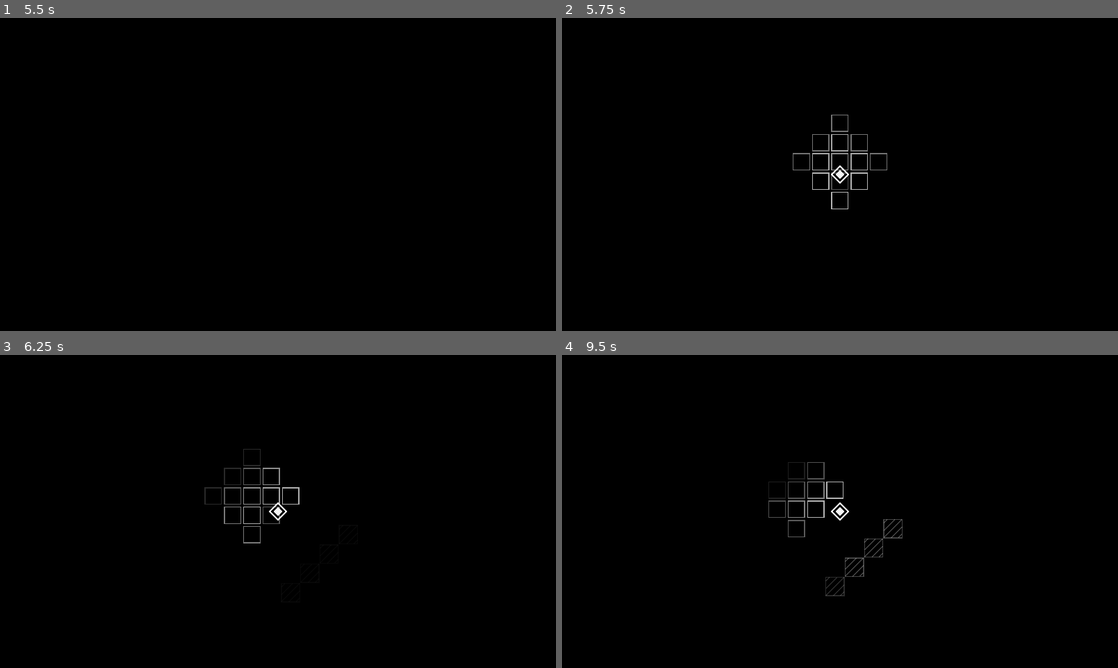
Above: before the commit, frames 1-4 (two rows, left to right).
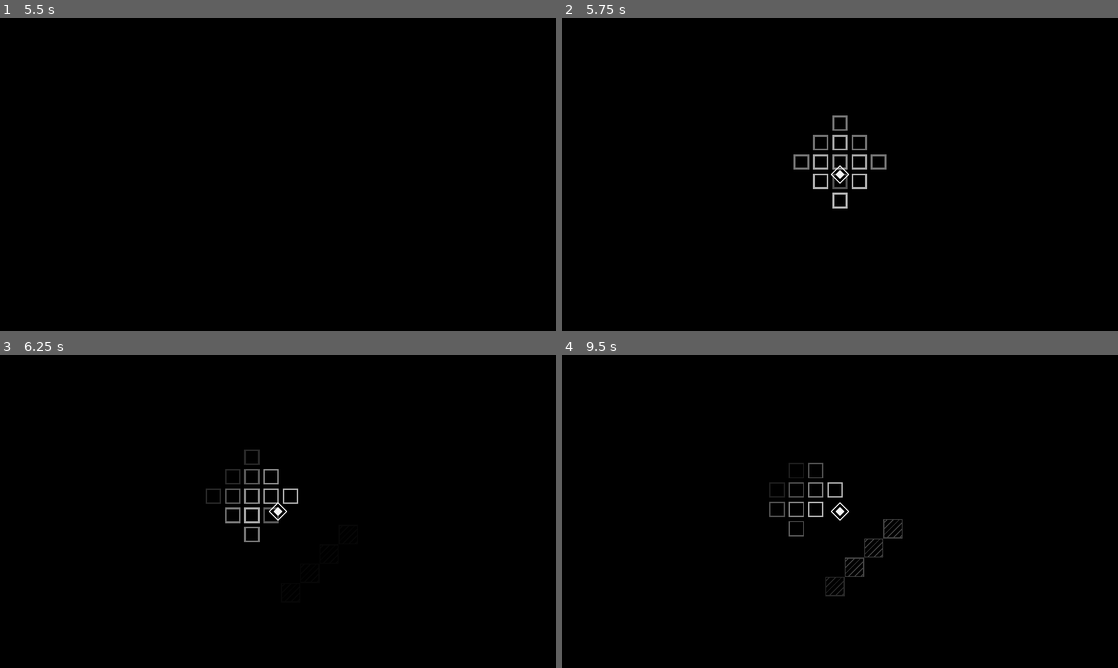
Above: after the commit, the same moments.

Repository: mesoscopic/micro
Game: Godot game, scene res://Main.tscn
Two runs of this game, one before a commit and one after it. Both use one fixed random seed, a clock stepped at 60 frames per second and the inputs below.
Inputs:
- Up to frame 1 (5.5 s): hold D (move_right) 0.53-1.28 s; tap Enter at 1.25 s; hold S (move_down) 1.28-2.03 s; hold D (move_right) 2.03-2.78 s; hold W (move_up) 2.78-3.53 s; hold A (move_left) 3.53-5.03 s; tap Space at 5 s; hold S (move_down) from 5.03 s (still down)
- Up to frame 2 (5.75 s): keep holding S (move_down)
- Up to frame 3 (6.25 s): release S (move_down) at 5.78 s; hold D (move_right) from 5.78 s (still down)
- Up to frame 4 (9.5 s): release D (move_right) at 6.53 s; hold W (move_up) 6.53-7.28 s; hold D (move_right) 7.28-8.03 s; hold S (move_down) 8.03-8.78 s; hold A (move_left) from 8.78 s (still down)

Frame 1 is identical in both runs. In frame 2, 1.2% of the frame differs, in the area x 41-59%, y 30-62%; in frame 3, 1.1%; in frame 4, 1.1%.

Commit message:
Everything is rendered with shaders now

Diff:
--- a/godot/scenes/characters/Character.tscn
+++ b/godot/scenes/characters/Character.tscn
@@ -6,6 +6,15 @@
 
 [node name="Character" type="Node2D"]
 script = ExtResource("1_mj12y")
+
+[node name="Render" type="ColorRect" parent="."]
+anchors_preset = 8
+anchor_left = 0.5
+anchor_top = 0.5
+anchor_right = 0.5
+anchor_bottom = 0.5
+grow_horizontal = 2
+grow_vertical = 2
 
 [node name="Occlusion" type="Area2D" parent="."]
 
--- a/godot/scenes/characters/Player.tscn
+++ b/godot/scenes/characters/Player.tscn
@@ -1,8 +1,13 @@
-[gd_scene load_steps=4 format=3 uid="uid://b14dvx67drebc"]
+[gd_scene load_steps=5 format=3 uid="uid://b14dvx67drebc"]
 
 [ext_resource type="Script" path="res://scripts/characters/player.gd" id="1_1im8n"]
-[ext_resource type="PackedScene" uid="uid://dopi38qw7h67h" path="res://scenes/shapes/Diamond.tscn" id="1_o0blo"]
 [ext_resource type="PackedScene" uid="uid://dnwffnhs6gnwh" path="res://scenes/characters/Character.tscn" id="2_8klxi"]
+[ext_resource type="Shader" path="res://shaders/player.gdshader" id="4_0t1y4"]
+
+[sub_resource type="ShaderMaterial" id="ShaderMaterial_nvxwv"]
+shader = ExtResource("4_0t1y4")
+shader_parameter/health = 1.0
+shader_parameter/opacity = 1.0
 
 [node name="Player" type="CharacterBody2D"]
 motion_mode = 1
@@ -11,16 +16,10 @@
 [node name="Character" parent="." instance=ExtResource("2_8klxi")]
 layer = 4
 light = 100
+render = SubResource("ShaderMaterial_nvxwv")
 
 [node name="CollisionPolygon2D" type="CollisionPolygon2D" parent="."]
 polygon = PackedVector2Array(0, -10, 10, 0, 0, 10, -10, 0)
 
-[node name="Body" parent="." instance=ExtResource("1_o0blo")]
-radius = 10.0
-fill = 0.25
-
-[node name="Core" parent="." instance=ExtResource("1_o0blo")]
-radius = 5.0
-
 [node name="Camera2D" type="Camera2D" parent="."]
 zoom = Vector2(2, 2)
--- a/godot/scenes/characters/tiles/NestSlot.tscn
+++ b/godot/scenes/characters/tiles/NestSlot.tscn
@@ -1,12 +1,13 @@
-[gd_scene load_steps=3 format=3 uid="uid://cshcf4y2ntrp5"]
+[gd_scene load_steps=4 format=3 uid="uid://cshcf4y2ntrp5"]
 
-[ext_resource type="PackedScene" uid="uid://dp0iejn27kid1" path="res://scenes/characters/Tile.tscn" id="1_tiq8w"]
-[ext_resource type="PackedScene" uid="uid://bkl7gvrqjyefp" path="res://scenes/shapes/Rect.tscn" id="1_x5040"]
+[ext_resource type="PackedScene" uid="uid://dnwffnhs6gnwh" path="res://scenes/characters/Character.tscn" id="1_nym66"]
+[ext_resource type="Shader" path="res://shaders/nest_slot.gdshader" id="2_q7nok"]
+
+[sub_resource type="ShaderMaterial" id="ShaderMaterial_l481g"]
+shader = ExtResource("2_q7nok")
+shader_parameter/opacity = 1.0
 
 [node name="NestSlot" type="Node2D"]
 
-[node name="Tile" parent="." instance=ExtResource("1_tiq8w")]
-
-[node name="Rect" parent="." instance=ExtResource("1_x5040")]
-height = 17.0
-width = 17.0
+[node name="Character" parent="." instance=ExtResource("1_nym66")]
+render = SubResource("ShaderMaterial_l481g")
--- a/godot/scenes/characters/tiles/Wall.tscn
+++ b/godot/scenes/characters/tiles/Wall.tscn
@@ -1,25 +1,19 @@
 [gd_scene load_steps=5 format=3 uid="uid://cr4fsl380sykj"]
 
-[ext_resource type="PackedScene" uid="uid://dp0iejn27kid1" path="res://scenes/characters/Tile.tscn" id="1_16fyw"]
-[ext_resource type="PackedScene" uid="uid://bkl7gvrqjyefp" path="res://scenes/shapes/Rect.tscn" id="1_m56w8"]
-[ext_resource type="PackedScene" uid="uid://c07ta8clsxq23" path="res://scenes/shapes/DiagonalLattice.tscn" id="2_hxluq"]
+[ext_resource type="PackedScene" uid="uid://dnwffnhs6gnwh" path="res://scenes/characters/Character.tscn" id="1_7ufqt"]
+[ext_resource type="Shader" path="res://shaders/wall.gdshader" id="2_sbw22"]
+
+[sub_resource type="ShaderMaterial" id="ShaderMaterial_qpdhe"]
+shader = ExtResource("2_sbw22")
+shader_parameter/opacity = 1.0
 
 [sub_resource type="RectangleShape2D" id="RectangleShape2D_qdbpo"]
 
 [node name="Wall" type="StaticBody2D"]
 
-[node name="Tile" parent="." instance=ExtResource("1_16fyw")]
+[node name="Character" parent="." instance=ExtResource("1_7ufqt")]
 layer = 1
+render = SubResource("ShaderMaterial_qpdhe")
 
 [node name="CollisionShape2D" type="CollisionShape2D" parent="."]
 shape = SubResource("RectangleShape2D_qdbpo")
-
-[node name="Rect" parent="." instance=ExtResource("1_m56w8")]
-height = 19.0
-width = 19.0
-
-[node name="DiagonalLattice" parent="." instance=ExtResource("2_hxluq")]
-width = 19.0
-height = 19.0
-thickness = 1.0
-lines = 5
--- a/godot/scripts/characters/generic.gd
+++ b/godot/scripts/characters/generic.gd
@@ -4,12 +4,17 @@
 @export_enum("Background tile", "Foreground tile", "Moving entity", "Particle", "Player") var layer: int
 @export var size: int = 20
 @export var light: int = 0
+@export var render: ShaderMaterial
 
 var alpha_base: float = 1.0
 var light_multiplier: float = 0.0
 
 # add any logic common to all characters here
 func _ready():
+	if render:
+		$Render.material = render.duplicate();
+		$Render.size = Vector2(size, size);
+		$Render.position = Vector2(-size/2.0, -size/2.0)
 	process_priority = layer
 	$Occlusion/Area.shape.radius = float(size)/2.0
 	if light == 0:
@@ -35,4 +40,4 @@
 			c.light_multiplier = min(1.0, c.light_multiplier+1.0-((abs(global_position[0]-c.global_position[0])+abs(global_position[1]-c.global_position[1]))/float(light)))
 
 func _process(_delta):
-	get_parent().modulate.a = alpha_base * light_multiplier
+	if $Render.material: $Render.material.set("shader_parameter/opacity", alpha_base * light_multiplier)
--- /dev/null
+++ b/godot/shaders/nest_slot.gdshader
@@ -0,0 +1,13 @@
+shader_type canvas_item;
+
+uniform float opacity = 1.0;
+
+void fragment() {
+	float c = 0.0;
+	float s = 0.025 * sin(4.0*TIME) + 0.025;
+	if ((UV.x > 0.1 && UV.x < 0.9 && UV.y > 0.1 && UV.y < 0.9)&&((UV.x > 0.1 && UV.x < 0.2-s) || (UV.x > 0.8+s && UV.x < 0.9) || (UV.y > 0.1 && UV.y < 0.2-s) || (UV.y > 0.8+s && UV.y < 0.9))) {
+		c = 1.0;
+	}
+
+	COLOR = vec4(1.0, 1.0, 1.0, c*opacity);
+}
--- /dev/null
+++ b/godot/shaders/player.gdshader
@@ -0,0 +1,14 @@
+shader_type canvas_item;
+
+uniform float health = 1.0;
+uniform float opacity = 1.0;
+
+void fragment() {
+	vec2 uv = (UV - vec2(0.5)) * 2.0;
+	float d = (abs(uv.x) + abs(uv.y));
+	float c = 0.0;
+	if (d < (0.5*health) || (d < 1.0 && d > 0.8)) {
+		c = 1.0;
+	}
+	COLOR = vec4(1.0, 1.0, 1.0, c*opacity);
+}
--- /dev/null
+++ b/godot/shaders/wall.gdshader
@@ -0,0 +1,15 @@
+shader_type canvas_item;
+
+uniform float opacity = 1.0;
+
+void fragment() {
+	float c = 0.0;
+	if(UV.x < 0.05 || UV.x > 0.95 || UV.y < 0.05 || UV.y > 0.95){
+		c = 1.0;
+	}
+	if(sin(20.0*(UV.x + UV.y)) < -0.8){
+		c = 1.0;
+	}
+
+	COLOR = vec4(1.0, 1.0, 1.0, c*opacity);
+}
Not shown: 1 places in godot/scenes/characters/Tile.tscn that only renumber resources
Not shown, changed: build/browser/index.html
Not shown, changed: build/browser/index.pck
Not shown, changed: build/linux/micro.zip
Not shown, changed: build/windows/micro.zip
